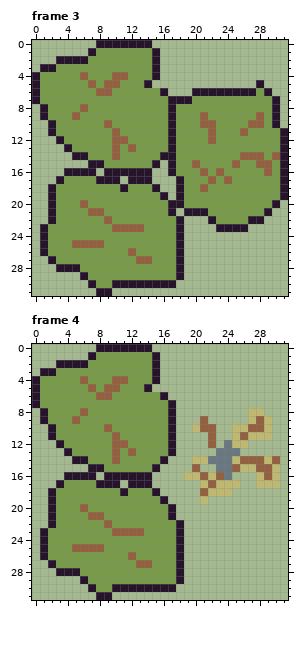
Two versions of one pixel-art file, tiles.aseprite. Above: the version before the commit.
32x32 pixels, 24 frames. Shown: frame 3, frame 4. The commit also changed other frames, which this record leaves out.
The same view after the edit:
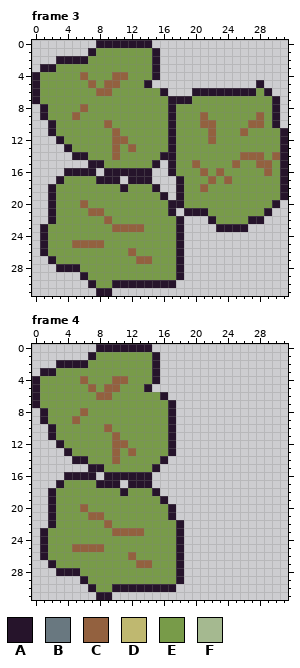
Palette (. is transparent): A #26142b  B #697880  C #93613f  D #bfb870  E #789b49  F #a5b990
What changed:
--- frame 3, layer "terrain"
@@ x 0..31 @@
- 0 FFFFFFFFAAAAAAAFFFFFFFFFFFFFFFFF
- 1 FFFFFFFAEEEEEEEAFFFFFFFFFFFFFFFF
- 2 FFFAAAAEEEEEEEEAFFFFFFFFFFFFFFFF
- 3 FAAEEEEEEEEEEEEAFFFFFFFFFFFFFFFF
- 4 AEEEEECEEECCEEEAFFFFFFFFFFFFFFFF
- 5 AEEEEEECECCEEEAFFFFFFFFFFFFFAFFF
- 6 AEEEEEEECCEEEEEEAFFFAAAAAAAAEAFF
- 7 AEEEEEEEEEEEEEEEEAAAEEEEEEEEEEAF
- 8 FAEEEECEEEEEEEEEEAEEEEEEEEEEEEAF
- 9 FAEEECEEEEEEEEEEEAEEECEEEEEECEAF
-10 FFAEEEEEECEEEEEEEAEEECCEEEECCEAF
-11 FFAEEEEEEECEEEEEEAEEEECEEECEEEEA
-12 FFFAEEEEEECCEEEEEAEEEECEEEEEEEEA
-13 FFFFAEEEEECECEEEEAEEEEEEEEEEEEEA
-14 FFFFFAAEEECEEEEEAAEEEEEEEECCCECA
-15 FFFFFFFAAEEEEEEAFAEECEEEECEECCEA
-16 FFFFAAAAFAAAAAAFFAEEECECEEEEECEA
-17 FFFAEEEEAAAFAAAFFFAEEECECEEEEEEA
-18 FFAEEEEEEEEAEEEAFFAEECEEEEEEEEEA
-19 FFAEEEEEEEEEEEEEAFAEEEEEEEEEEEEA
-20 FFAEEECEEEEEEEEEEAAEEEEEEEEEEEAF
-21 FFAEEEECCEEEEEEEEAFAAAEEEEEEEAFF
-22 FFAEEEEEECEEEEEEEEAFFFAEEEEAAFFF
-23 FAEEEEEEEECCCCEEEEAFFFFAAAAFFFFF
-24 FAEEEEEEEEEEEEEEEEAFFFFFFFFFFFFF
-25 FAEEECCCCEEEEEEEEEAFFFFFFFFFFFFF
-26 FAEEEEEEEEEECEEEEEAFFFFFFFFFFFFF
-27 FFAEEEEEEEEEECCEEEAFFFFFFFFFFFFF
-28 FFFAAAEEEEEEEEEEEEAFFFFFFFFFFFFF
-29 FFFFFFAEEEEEEEEEEEAFFFFFFFFFFFFF
-30 FFFFFFFAEEAAAAAAAAFFFFFFFFFFFFFF
-31 FFFFFFFFAAFFFFFFFFFFFFFFFFFFFFFF
+ 0 ........AAAAAAA.................
+ 1 .......AEEEEEEEA................
+ 2 ...AAAAEEEEEEEEA................
+ 3 .AAEEEEEEEEEEEEA................
+ 4 AEEEEECEEECCEEEA................
+ 5 AEEEEEECECCEEEA.............A...
+ 6 AEEEEEEECCEEEEEEA...AAAAAAAAEA..
+ 7 AEEEEEEEEEEEEEEEEAAAEEEEEEEEEEA.
+ 8 .AEEEECEEEEEEEEEEAEEEEEEEEEEEEA.
+ 9 .AEEECEEEEEEEEEEEAEEECEEEEEECEA.
+10 ..AEEEEEECEEEEEEEAEEECCEEEECCEA.
+11 ..AEEEEEEECEEEEEEAEEEECEEECEEEEA
+12 ...AEEEEEECCEEEEEAEEEECEEEEEEEEA
+13 ....AEEEEECECEEEEAEEEEEEEEEEEEEA
+14 .....AAEEECEEEEEAAEEEEEEEECCCECA
+15 .......AAEEEEEEA.AEECEEEECEECCEA
+16 ....AAAA.AAAAAA..AEEECECEEEEECEA
+17 ...AEEEEAAA.AAA...AEEECECEEEEEEA
+18 ..AEEEEEEEEAEEEA..AEECEEEEEEEEEA
+19 ..AEEEEEEEEEEEEEA.AEEEEEEEEEEEEA
+20 ..AEEECEEEEEEEEEEAAEEEEEEEEEEEA.
+21 ..AEEEECCEEEEEEEEA.AAAEEEEEEEA..
+22 ..AEEEEEECEEEEEEEEA...AEEEEAA...
+23 .AEEEEEEEECCCCEEEEA....AAAA.....
+24 .AEEEEEEEEEEEEEEEEA.............
+25 .AEEECCCCEEEEEEEEEA.............
+26 .AEEEEEEEEEECEEEEEA.............
+27 ..AEEEEEEEEEECCEEEA.............
+28 ...AAAEEEEEEEEEEEEA.............
+29 ......AEEEEEEEEEEEA.............
+30 .......AEEAAAAAAAA..............
+31 ........AA......................
--- frame 4, layer "terrain"
@@ x 0..31 @@
- 0 FFFFFFFFAAAAAAAFFFFFFFFFFFFFFFFF
- 1 FFFFFFFAEEEEEEEAFFFFFFFFFFFFFFFF
- 2 FFFAAAAEEEEEEEEAFFFFFFFFFFFFFFFF
- 3 FAAEEEEEEEEEEEEAFFFFFFFFFFFFFFFF
- 4 AEEEEECEEECCEEEAFFFFFFFFFFFFFFFF
- 5 AEEEEEECECCEEEAFFFFFFFFFFFFFFFFF
- 6 AEEEEEEECCEEEEEEAFFFFFFFFFFFFFFF
- 7 AEEEEEEEEEEEEEEEEAFFFFFFFFFFFFFF
- 8 FAEEEECEEEEEEEEEEAFFFFFFFFFDDFFF
- 9 FAEEECEEEEEEEEEEEAFFFCFFFFFDCDFF
-10 FFAEEEEEECEEEEEEEAFFDCCFFDDCCDFF
-11 FFAEEEEEEECEEEEEEAFFFFCFFDCDDDFF
-12 FFFAEEEEEECCEEEEEAFFFFCFBDDFFFFF
-13 FFFFAEEEEECECEEEEAFFFFFBBBFFFFFF
-14 FFFFFAAEEECEEEEEAFFFDDBBBDCCCDCF
-15 FFFFFFFAAEEEEEEAFFFFCFFBBCDDCCDF
-16 FFFFAAAAFAAAAAAFFFFDDCDCBFFFDCDF
-17 FFFAEEEEAAAFAAAFFFFFFDCDDDFFDDDF
-18 FFAEEEEEEEEAEEEAFFFFFCDDDFFFFFFF
-19 FFAEEEEEEEEEEEEEAFFFFDFFFFFFFFFF
-20 FFAEEECEEEEEEEEEEAFFFFFFFFFFFFFF
-21 FFAEEEECCEEEEEEEEAFFFFFFFFFFFFFF
-22 FFAEEEEEECEEEEEEEEAFFFFFFFFFFFFF
-23 FAEEEEEEEECCCCEEEEAFFFFFFFFFFFFF
-24 FAEEEEEEEEEEEEEEEEAFFFFFFFFFFFFF
-25 FAEEECCCCEEEEEEEEEAFFFFFFFFFFFFF
-26 FAEEEEEEEEEECEEEEEAFFFFFFFFFFFFF
-27 FFAEEEEEEEEEECCEEEAFFFFFFFFFFFFF
-28 FFFAAAEEEEEEEEEEEEAFFFFFFFFFFFFF
-29 FFFFFFAEEEEEEEEEEEAFFFFFFFFFFFFF
-30 FFFFFFFAEEAAAAAAAAFFFFFFFFFFFFFF
-31 FFFFFFFFAAFFFFFFFFFFFFFFFFFFFFFF
+ 0 ........AAAAAAA.................
+ 1 .......AEEEEEEEA................
+ 2 ...AAAAEEEEEEEEA................
+ 3 .AAEEEEEEEEEEEEA................
+ 4 AEEEEECEEECCEEEA................
+ 5 AEEEEEECECCEEEA.................
+ 6 AEEEEEEECCEEEEEEA...............
+ 7 AEEEEEEEEEEEEEEEEA..............
+ 8 .AEEEECEEEEEEEEEEA..............
+ 9 .AEEECEEEEEEEEEEEA..............
+10 ..AEEEEEECEEEEEEEA..............
+11 ..AEEEEEEECEEEEEEA..............
+12 ...AEEEEEECCEEEEEA..............
+13 ....AEEEEECECEEEEA..............
+14 .....AAEEECEEEEEA...............
+15 .......AAEEEEEEA................
+16 ....AAAA.AAAAAA.................
+17 ...AEEEEAAA.AAA.................
+18 ..AEEEEEEEEAEEEA................
+19 ..AEEEEEEEEEEEEEA...............
+20 ..AEEECEEEEEEEEEEA..............
+21 ..AEEEECCEEEEEEEEA..............
+22 ..AEEEEEECEEEEEEEEA.............
+23 .AEEEEEEEECCCCEEEEA.............
+24 .AEEEEEEEEEEEEEEEEA.............
+25 .AEEECCCCEEEEEEEEEA.............
+26 .AEEEEEEEEEECEEEEEA.............
+27 ..AEEEEEEEEEECCEEEA.............
+28 ...AAAEEEEEEEEEEEEA.............
+29 ......AEEEEEEEEEEEA.............
+30 .......AEEAAAAAAAA..............
+31 ........AA......................
Boxes around the changes in both pictures, in picture pixels (x1, y1, x2, y2):
erased: (32, 40, 288, 296)
erased: (32, 344, 288, 600)
